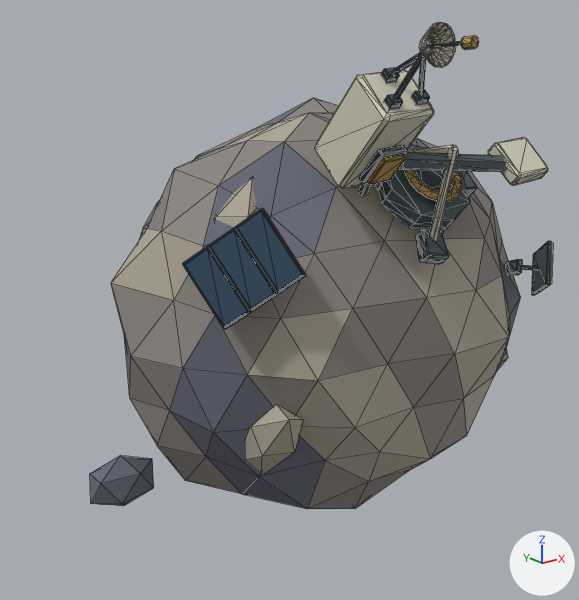
What one commit did to the glTF model apps/web/public/assets/blender/v1/s1/asteroids.glb.
Before and after are seen from a 50 mm camera at (-1.68, -1.91, 0.82) aimed at (-0.16, -0.01, 0.06). The lights are fixed; the arrows at lower right show +X, +Y and +Z. The first picture is the older version. Mesh edges are drawn as thin lines. Where no turn or scale is listed for an object, it has been applied to the vertices. Vertices at exactly the same position are counted once.

The first picture shows 'S1_asteroids • modeled surfaces'.
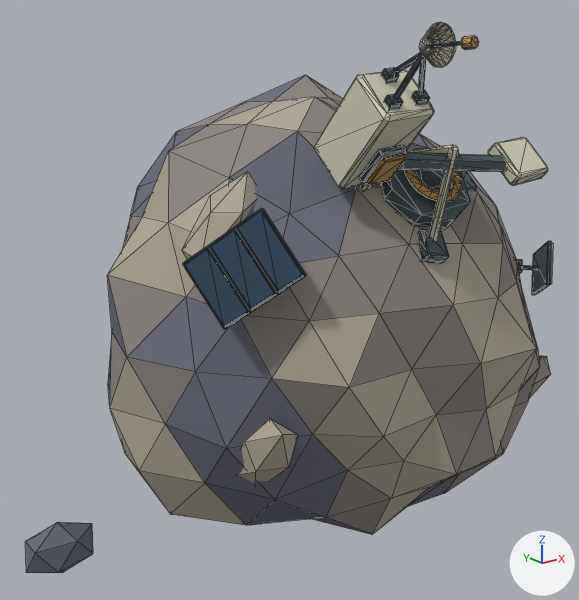
Where the newer file only moved an object's origin or applied its transform, the numbers keep the older frame.

What the commit changed:
me_s1_asteroids_cleaved_companion_fragment_mesh_001 is used by ob_s1_asteroids___modeled_surfaces.
me_s1_asteroids_cleaved_companion_fragment_mesh_001 had 1347 vertices, 2524 faces and spanned x -0.1..1.46, y -0.82..0.52, z -0.26..1.27.
me_s1_asteroids_cleaved_companion_fragment_mesh_001 now has 1348 vertices, 2524 faces and spans x -0.3..1.6, y -0.82..0.63, z -0.36..1.27.
me_s1_asteroids_cleaved_companion_fragment_mesh_001 part 1: the loose piece of 12 vertices spanning x -0.1..0.1, y -0.06..0.06, z -0.08..0.08 is moved by (-0.2, 0.01, -0.15).
me_s1_asteroids_cleaved_companion_fragment_mesh_001 part 2: the loose piece of 12 vertices spanning x 0.22..0.34, y -0.46..-0.25, z 0.06..0.31 is moved by (-0.04, -0.03, -0.02).
me_s1_asteroids_cleaved_companion_fragment_mesh_001 part 3: the loose piece of 12 vertices spanning x 1.17..1.29, y -0.43..-0.21, z 0.02..0.28 is moved by (0.14, -0.08, -0.07).
me_s1_asteroids_cleaved_companion_fragment_mesh_001 part 4: the loose piece of 12 vertices spanning x 0.18..0.37, y -0.25..-0.1, z 0.62..0.89 is moved by (-0.02, -0.01, 0.02).
me_s1_asteroids_cleaved_companion_fragment_mesh_001 part 5: the loose piece of 162 vertices spanning x 0.03..1.46, y -0.61..0.52, z -0.26..1.07 is rebuilt with 162 vertices and now spans x 0.01..1.6, y -0.71..0.63, z -0.36..1.14.
me_s1_asteroids_cleaved_companion_fragment_mesh_001 part 6: 4 vertices moved within x 0.43..0.86, y -0.72..-0.34, z 0.91..1.22; 15 vertices removed from x 0.42..0.91, y -0.8..-0.34, z 0.69..1.23; 16 vertices added at x 0.42..0.92, y -0.81..-0.33, z 0.69..1.23.
me_s1_asteroids_cleaved_companion_fragment_mesh_001 part 7: 3 vertices moved within x 0.12..0.24, y -0.47..-0.32, z 0.65..0.75; 8 vertices removed from x 0.07..0.26, y -0.47..-0.28, z 0.65..0.8; 8 vertices added at x 0.07..0.26, y -0.47..-0.28, z 0.65..0.8.
me_s1_asteroids_cleaved_companion_fragment_mesh_001 part 8: 2 vertices moved within x 1.28..1.35, y -0.52..-0.43, z 0.42..0.48; 8 vertices removed from x 1.25..1.34, y -0.52..-0.39, z 0.42..0.56; 8 vertices added at x 1.24..1.35, y -0.52..-0.4, z 0.42..0.56.

Boxes [x1, y1, x2, y2] around the edits, measured in the pictures (579 x 600 px; the box of a moved part takes in the faces that stretch with it):
'S1_asteroids • modeled surfaces', reshaped (14% wider, 13% taller)
    before: [90, 22, 553, 509]
    after: [25, 22, 553, 573]
part 1 of me_s1_asteroids_cleaved_companion_fragment_mesh_001, moved or reshaped
    before: [90, 455, 154, 506]
    after: [25, 522, 93, 573]
part 2 of me_s1_asteroids_cleaved_companion_fragment_mesh_001, moved or reshaped
    before: [246, 404, 303, 473]
    after: [239, 419, 297, 484]
part 3 of me_s1_asteroids_cleaved_companion_fragment_mesh_001, moved or reshaped (mostly hidden before)
    before: [496, 348, 508, 372]
    after: [529, 356, 551, 398]
part 4 of me_s1_asteroids_cleaved_companion_fragment_mesh_001, moved or reshaped
    before: [215, 180, 256, 227]
    after: [182, 171, 256, 260]
part 5 of me_s1_asteroids_cleaved_companion_fragment_mesh_001, rebuilt (12% taller)
    before: [111, 98, 521, 509]
    after: [107, 75, 540, 535]
part 6 of me_s1_asteroids_cleaved_companion_fragment_mesh_001, moved or reshaped
    before: [358, 38, 519, 263]
    after: [363, 38, 519, 191]
part 7 of me_s1_asteroids_cleaved_companion_fragment_mesh_001, moved or reshaped
    before: [183, 231, 275, 325]
    after: [188, 228, 275, 292]
part 8 of me_s1_asteroids_cleaved_companion_fragment_mesh_001, moved or reshaped
    before: [505, 259, 549, 295]
    after: [516, 259, 545, 294]
